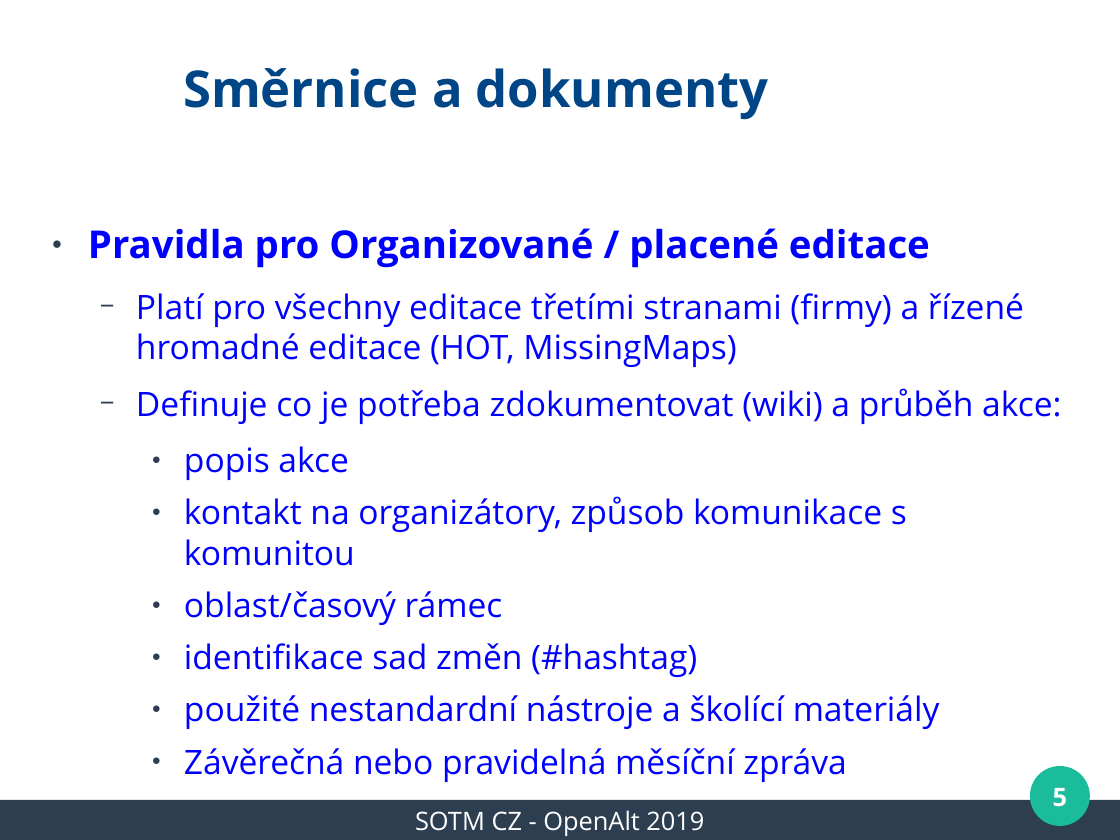
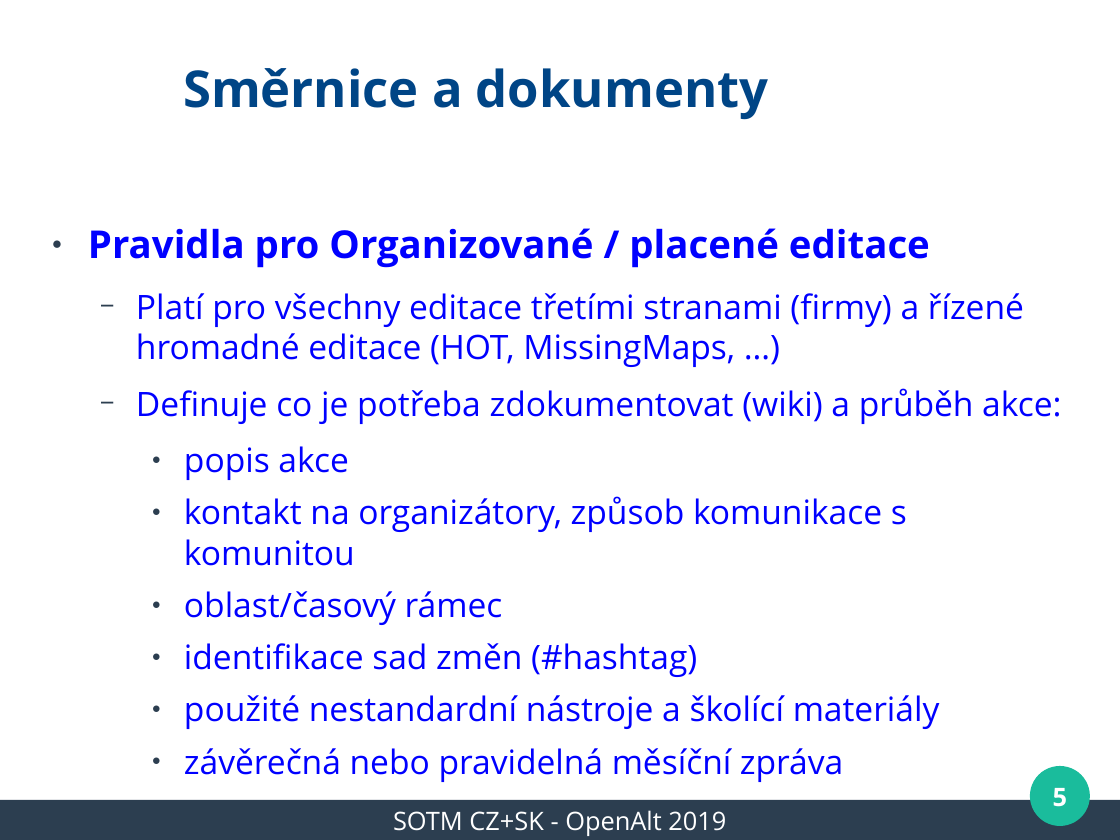
Before and after one commit to mkyral/osm, a slide deck: slide 5 of prezentace/OpenAlt2019/mkyral_WeeklyOSM_2019.odp. Drawn at 1120x840 pixels with LibreOffice and Linux fonts; fonts in the diff are those of the drawing; background and template pictures are left out. Boxes give left, top, right and bottom in pixels: in the first picture for what was removed or moved away, otherwise in the second. Text is boxed around its words. In the diff, an @@ line names an element or a change of style, - is before the commit and + after.

Commit message:
OpenAlt2019 presentation - final version

```diff
--- a/prezentace/OpenAlt2019/mkyral_WeeklyOSM_2019.odp
+++ b/prezentace/OpenAlt2019/mkyral_WeeklyOSM_2019.odp
@@ text at (x1=136, y1=293, x2=1024, y2=367): text changed @@
-  − Platí pro všechny editace třetími stranami (firmy) a řízené hromadné editace (HOT, MissingMaps)
+  − Platí pro všechny editace třetími stranami (firmy) a řízené hromadné editace (HOT, MissingMaps, …)
@@ text at (x1=184, y1=748, x2=843, y2=782): text changed @@
-    ● Závěrečná nebo pravidelná měsíční zpráva
+    ● závěrečná nebo pravidelná měsíční zpráva
@@ text at (x1=393, y1=810, x2=726, y2=836): text changed @@
-SOTM CZ - OpenAlt 2019
+SOTM CZ+SK - OpenAlt 2019
```
Also in this commit, not shown: 22 other slides changed, 2 slides added.
